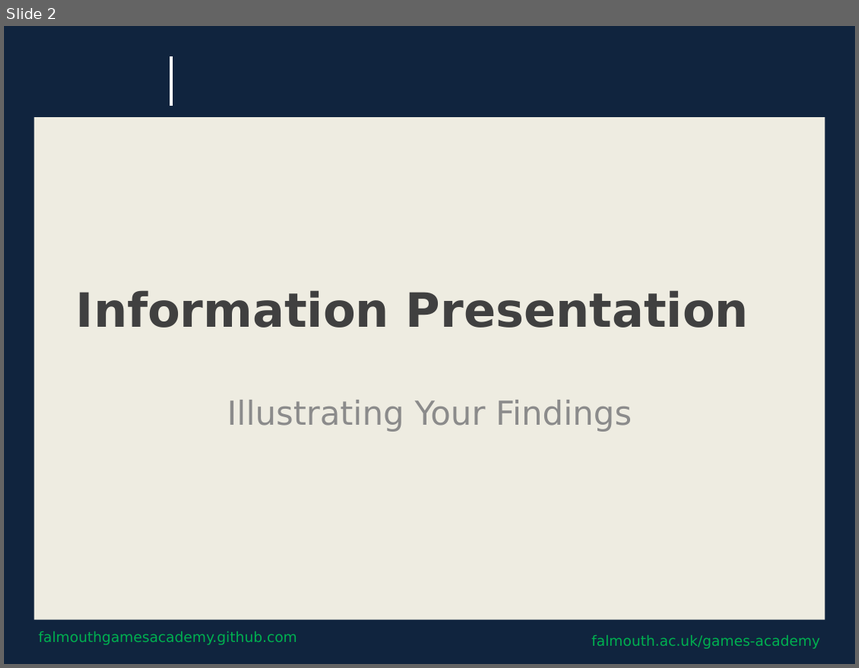
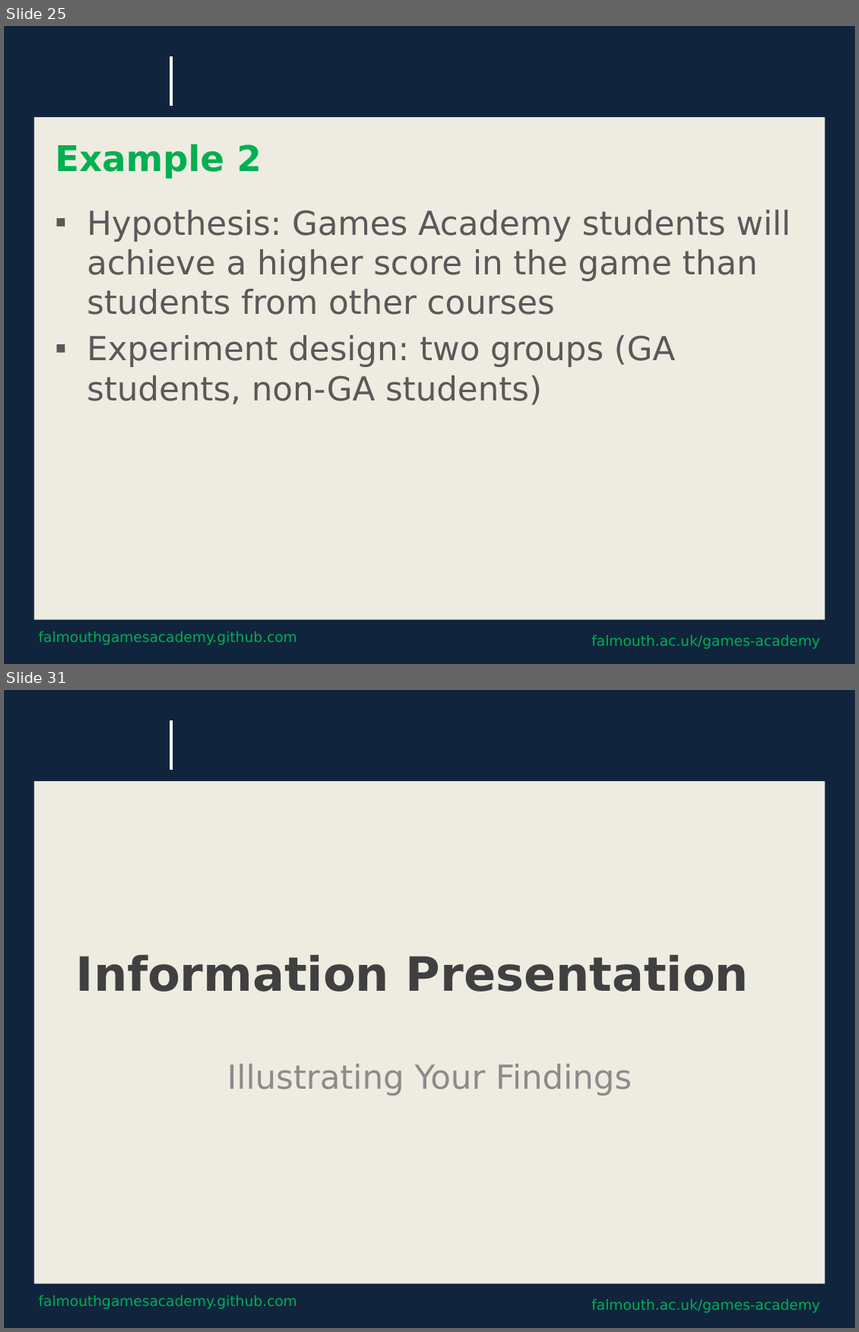
Before and after one commit to Falmouth-Games-Academy/bsc-course-materials, a slide deck: COMP320/10/2019-20-COMP320-10-session-materials.pptx. Shown one above the other, each under a label of ours: slide 2 before the commit, slides 25 and 31 after it; the slides between them are not shown. The pictures are 859x668 and 859x1332 pixels, drawn with LibreOffice and Linux fonts; fonts in the diff are those of the drawing; background and template pictures are left out. Boxes give left, top, right and bottom in pixels: in the first picture for what was removed or moved away, otherwise in the second. Text is boxed around its words. In the diff, an @@ line names an element or a change of style, - is before the commit and + after.

```diff
--- a/COMP320/10/2019-20-COMP320-10-session-materials.pptx
+++ b/COMP320/10/2019-20-COMP320-10-session-materials.pptx
@@ slide 25 added at [4,26,855,664], background #0F243E; not listed: 4 template elements that a slide beside it also shows @@
@@ title added at [55,144,261,179], 30 pt, text #00B050, bold @@
+Example 2
@@ text added at [87,210,791,405], 28 pt, text #595959 @@
+▪ Hypothesis: Games Academy students will achieve a higher score in the game than students from other courses
+▪ Experiment design: two groups (GA students, non-GA students)
@@ what was slide 2 is now slide 31 @@
```
Also in this commit, not shown: 28 other slides added, 2 other files.
